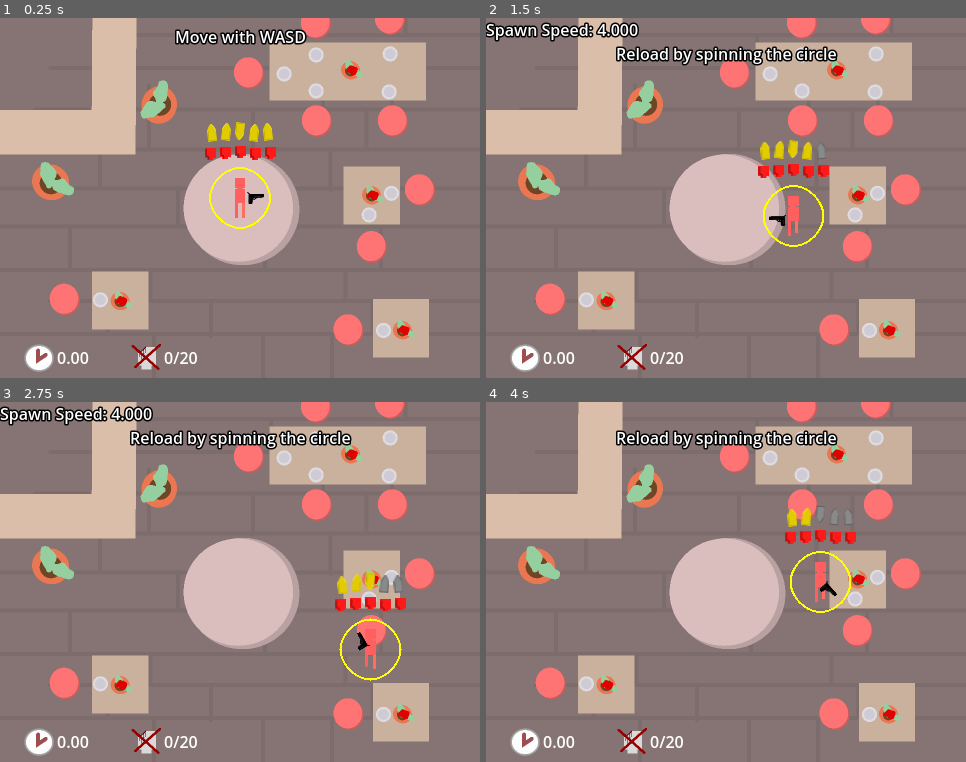
Above: before the commit, frames 1-4 (two rows, left to right).
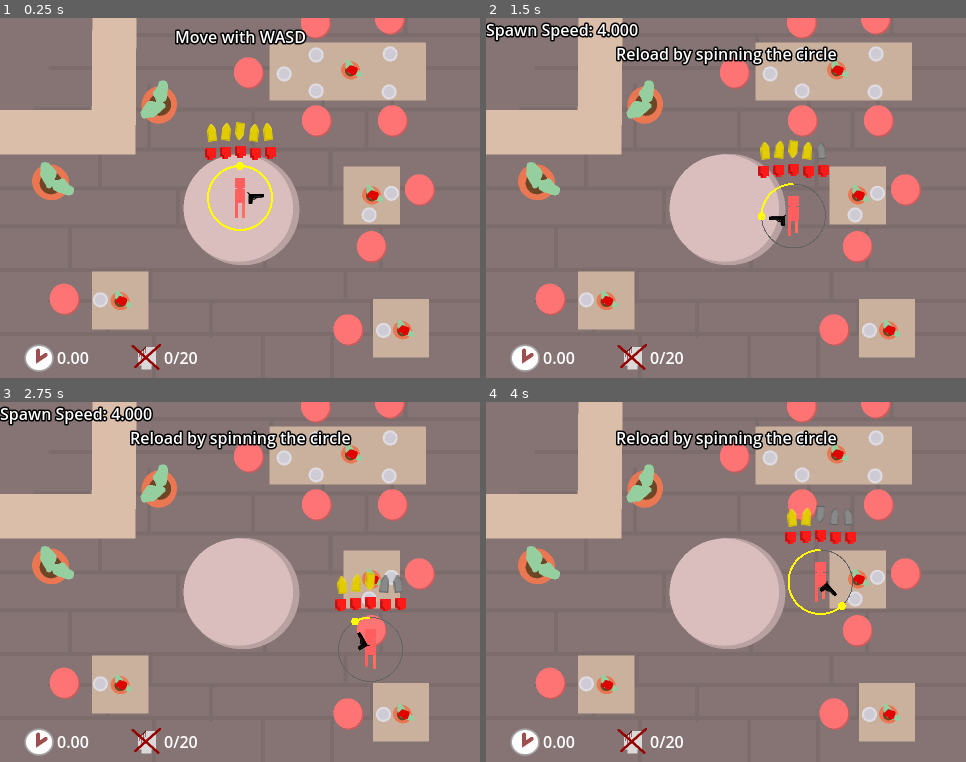
Above: after the commit, the same moments.

Repository: OgGhostJelly/Zombie-BurgerZ
Game: Godot game, scene res://objects/level/level.tscn
Two runs of this game, one before a commit and one after it. Both use one fixed random seed, a clock stepped at 60 frames per second and the inputs below. Sound files missing from this copy of the repository are replaced by a short silence.
Inputs (mouse positions are in pixels of both pictures, inside the frame that each line leads up to):
- Up to frame 1 (0.25 s): no input
- Up to frame 2 (1.5 s): move the mouse to (831, 180) at 0.52 s; press the mouse at (831, 180) at 0.53 s; hold D (move_right) 0.53-1.28 s; move the mouse to (630, 216) at 1.27 s; release the mouse at (630, 216) at 1.28 s; hold S (move_down) from 1.28 s (still down); tap U (info) at 1.35 s
- Up to frame 3 (2.75 s): move the mouse to (288, 502) at 2.02 s; release S (move_down) at 2.03 s; press the mouse at (288, 502) at 2.03 s; hold D (move_right) from 2.03 s (still down)
- Up to frame 4 (4 s): move the mouse to (702, 654) at 2.77 s; release D (move_right) at 2.78 s; release the mouse at (702, 654) at 2.78 s; hold W (move_up) 2.78-3.53 s; tap U (info) at 2.85 s; move the mouse to (870, 636) at 3.52 s; press the mouse at (870, 636) at 3.53 s; hold A (move_left) from 3.53 s (still down)

The runs differ from the first frame. In frame 1, 0.5% of the frame differs, in the area x 43-57%, y 40-60%; in frame 2, 0.4%; in frame 3, 0.3%; in frame 4, 0.4%.
Error before the commit: Parse Error: Class "TrackPathFollow2D" hides a global script class. (res://classes/objects/TrackPathFollow2D/TrackPathFollow2D.gd:2)

Commit message:
Added universal circle reload

Diff:
--- a/objects/player/player.gd
+++ b/objects/player/player.gd
@@ -14,10 +14,11 @@
 @onready var health_ui: Control = $HealthUI
 @onready var ammo_ui: Control = $AmmoUI
 @onready var animated_sprite: AnimatedSprite2D = $AnimatedSprite2D
-@onready var reload_path: Path2D = $ReloadPath
-@onready var reload_path_follow: TrackPathFollow2D = $ReloadPath/ReloadPathFollow
 @onready var invincibility_timer: Timer = $InvincibilityTimer
 @onready var damage_audio: AudioStreamPlayer = $DamageAudio
+
+var _reload_progress: float = 0.0
+var _last_gun_direction: Vector2
 
 
 func _ready() -> void:
@@ -59,45 +60,61 @@
 	if not velocity.is_zero_approx():
 		moved.emit()
 
-	if gun.can_reload() and reload_path_follow.update(get_global_mouse_position()):
-		gun.force_reload()
+	var gun_direction: Vector2 = Vector2.from_angle(gun.global_rotation)
+	_reload_progress += _last_gun_direction.angle_to(gun_direction) / TAU
+	_last_gun_direction = gun_direction
+
+	if abs(_reload_progress) > 1.0:
+		reset_reload_progress()
+		gun.reload()
+
+	if not gun.can_reload():
+		reset_reload_progress()
 
 	queue_redraw()
 
 
+func reset_reload_progress() -> void:
+	_reload_progress = sremap(gun.global_rotation) / TAU
+
+
+func sremap(value: float) -> float:
+	if value >= PI/2.0 and value <= PI:
+		return value - PI - PI/2.0
+
+	return value + PI/2.0
+
+
 func _draw() -> void:
-	var points0: PackedVector2Array = []
-
-	for i in reload_path.curve.point_count:
-		for j in 10:
-			var k = j / 10.0
-			points0.append(reload_path.curve.sample(i, k) + reload_path.position)
-
-	draw_polyline(
-		points0,
-		reload_empty_color if gun.can_reload() else reload_fill_color,
-		-1.0 if gun.can_reload() else 2.0
+	draw_arc(
+		Vector2.ZERO,
+		32.0,
+		-PI/2.0,
+		TAU - PI/2.0,
+		64,
+		reload_empty_color,
+		1.0
 	)
 
-	var points1: PackedVector2Array = []
-	var length: float = reload_path.curve.get_baked_length()
-
-	for i in length:
-		if i > reload_path_follow.progress:
-			break
-
-		points1.append(reload_path.curve.sample_baked(i) + reload_path.position)
-
-	if points1.size() == 1:
-		points1.append(points1[0])
-
-	draw_polyline(
-		points1,
+	draw_arc(
+		Vector2.ZERO,
+		32.0,
+		-PI/2.0,
+		((TAU * _reload_progress) - PI/2.0)
+		if gun.can_reload() else
+		(TAU - PI/2.0),
+		64,
 		reload_fill_color,
 		2.0
 	)
 
-	draw_circle(reload_path_follow.position.rotated(-rotation) + reload_path.position, 4.0, reload_fill_color)
+	draw_circle(
+		(Vector2.from_angle(gun.global_rotation) * 32.0)
+		if gun.can_reload() else
+		(Vector2.UP * 32.0),
+		4.0,
+		reload_fill_color
+	)
 
 
 func _die() -> void:
--- a/objects/player/player.tscn
+++ b/objects/player/player.tscn
@@ -9,7 +9,6 @@
 [ext_resource type="Texture2D" uid="uid://c6mv0s3o00rdv" path="res://assets/ammo/ammo.svg" id="7_p4qbv"]
 [ext_resource type="Texture2D" uid="uid://bcreik4mwnqse" path="res://assets/ammo/ammo-empty.svg" id="8_l58h2"]
 [ext_resource type="PackedScene" uid="uid://buweeb74gwfjw" path="res://userinterfaces/health_ui/health_ui.tscn" id="9_a3l4y"]
-[ext_resource type="Script" path="res://classes/objects/TrackPathFollow2D/TrackPathFollow2D.gd" id="9_ju1oc"]
 [ext_resource type="Texture2D" uid="uid://d4gojkktwd1i6" path="res://assets/health/health.svg" id="10_ystek"]
 [ext_resource type="Texture2D" uid="uid://b3e4rnl442ehm" path="res://assets/health/health-empty.svg" id="11_hq7yn"]
 [ext_resource type="AudioStream" uid="uid://ddq3bgm8m0t0g" path="res://assets/player/player-damage.wav" id="13_26jhs"]
@@ -42,24 +41,6 @@
 "name": &"walk",
 "speed": 12.0
 }]
-
-[sub_resource type="Curve2D" id="Curve2D_xrnh2"]
-_data = {
-"points": PackedVector2Array(25, 0, -15, 0, 0, -30, 0, -15, 0, 15, -30, 0, -15, 0, 15, 0, 0, 30, 0, 15, 0, -15, 30, 0, 15, 0, 0, 0, 0, -30)
-}
-point_count = 5
-
-[sub_resource type="Curve2D" id="Curve2D_gei4t"]
-_data = {
-"points": PackedVector2Array(25, 0, -25, 0, 0, -50, 0, -25, 0, 25, -50, 0, -25, 0, 25, 0, 0, 50, 0, 25, 0, -25, 50, 0, 25, 0, 0, 0, 0, -50)
-}
-point_count = 5
-
-[sub_resource type="Curve2D" id="Curve2D_xmdd1"]
-_data = {
-"points": PackedVector2Array(25, 0, -25, 0, 0, -50, 0, -25, 0, 25, -50, 0, -25, 0, 25, 0, 0, 50, 0, 25, 0, -25, 50, 0, 25, 0, -25, 0, 0, -50, 0, 25, 0, -25, -50, -100, -25, 0, 25, 0, 0, -150, 0, -25, 0, 25, 50, -100, 25, 0, 0, 0, 0, -50)
-}
-point_count = 9
 
 [sub_resource type="AudioStreamRandomizer" id="AudioStreamRandomizer_qsqxf"]
 random_pitch = 1.4
@@ -128,22 +109,6 @@
 texture = ExtResource("10_ystek")
 empty_texture = ExtResource("11_hq7yn")
 
-[node name="ReloadPath" type="Path2D" parent="."]
-curve = SubResource("Curve2D_xrnh2")
-
-[node name="ReloadPathFollow" type="PathFollow2D" parent="ReloadPath"]
-position = Vector2(0, -30)
-rotation = 3.14159
-script = ExtResource("9_ju1oc")
-
-[node name="Circle" type="Path2D" parent="."]
-visible = false
-curve = SubResource("Curve2D_gei4t")
-
-[node name="FigureEight" type="Path2D" parent="."]
-visible = false
-curve = SubResource("Curve2D_xmdd1")
-
 [node name="InvincibilityTimer" type="Timer" parent="."]
 wait_time = 1.5
 one_shot = true
Not shown: 1 places in objects/player/player.tscn that only renumber resources
